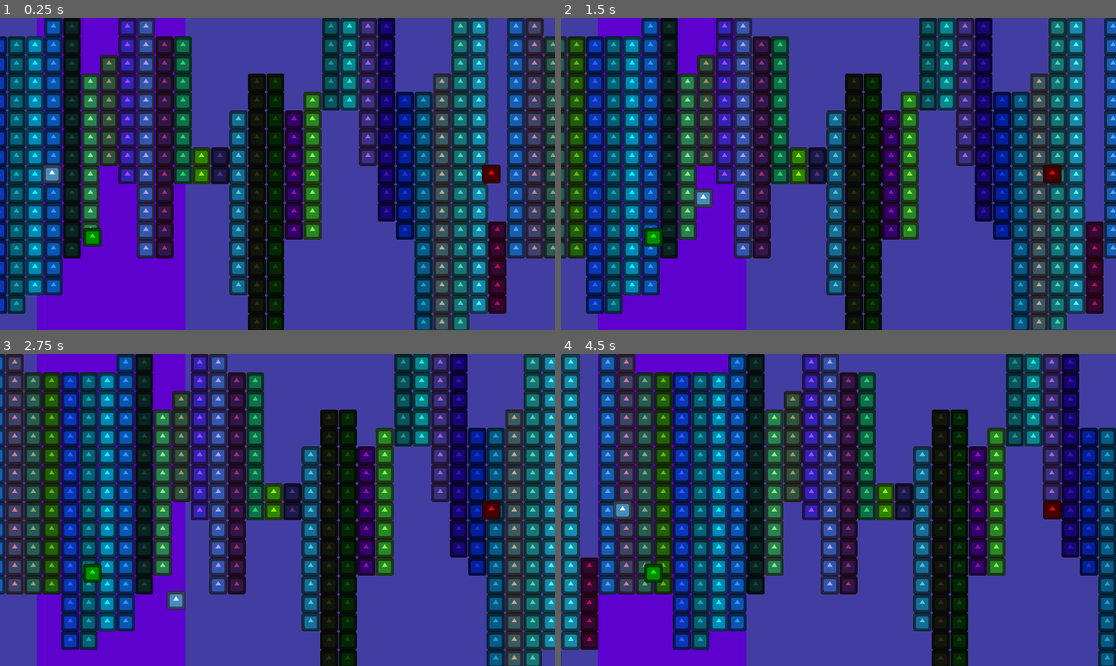
Above: before the commit, frames 1-4 (two rows, left to right).
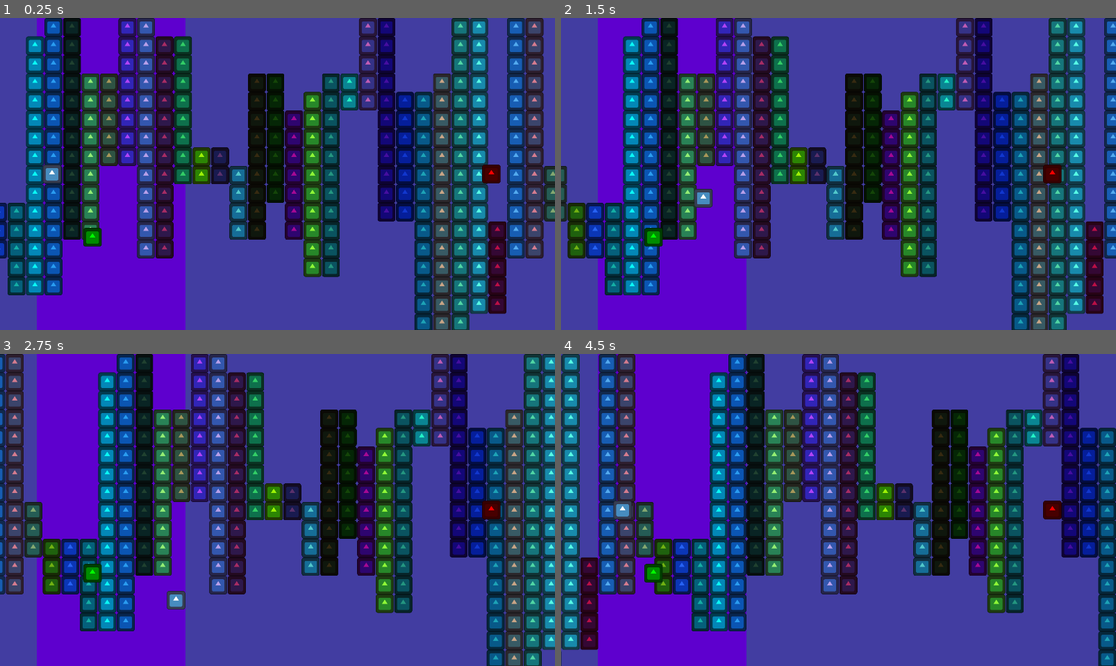
Above: after the commit, the same moments.

Repository: kyleking333/TreadmillDefense
Game: Godot game, scene res://level_1.tscn
The game is run twice, just before and just after one commit, with the same random seed, the same clock (stepped at 60 frames per second) and the same inputs. The engine's default icon, where the game draws it, is replaced by a stand-in: a white triangle on a blue panel in a dark square.
Inputs:
- Up to frame 1 (0.25 s): no input
- Up to frame 2 (1.5 s): hold Right (move_right) 0.53-1.28 s; hold Down (move_down) from 1.28 s (still down)
- Up to frame 3 (2.75 s): release Down (move_down) at 2.03 s; hold Right (move_right) from 2.03 s (still down)
- Up to frame 4 (4.5 s): release Right (move_right) at 2.78 s; hold Up (move_up) 2.78-3.53 s; hold Left (move_left) from 3.53 s (still down)

The runs differ from the first frame. In frame 1, 12% of the frame differs, in the area x 0-100%, y 0-100%; in frame 2, 14%; in frame 3, 16%, in the area x 4-88%, y 0-100%; in frame 4, 16%.

Commit message:
More pathlike, still not pathlike

Diff:
--- a/path_link.gd
+++ b/path_link.gd
@@ -7,7 +7,7 @@
 @export var inputs: Array[Vector2]
 @export var outputs: Array[Vector2]
 
-const _num_ports_distribution = [1, 1, 1, 1, 1, 2, 2, 3]
+const _num_ports_distribution = [1, 1, 1, 1, 1, 1, 1, 1, 1, 1, 2, 2, 3]
 
 func get_size():
 	return $Sprite2D.texture.get_size() * $Sprite2D.scale
--- a/player.gd
+++ b/player.gd
@@ -15,4 +15,4 @@
 	velocity = SPEED * _dir * delta
 	var collided = move_and_slide()
 	if collided:
-		print("collided")
+		pass#print("collided")
